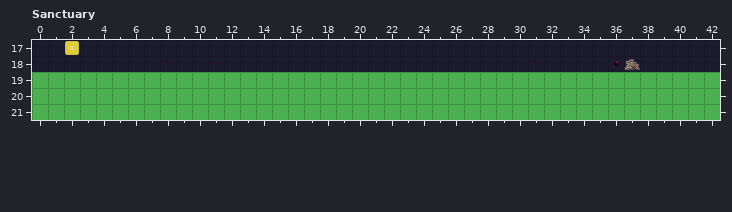
Level history. LDtk project: levels/jasperworld.ldtk. That is the earlier state.
Cells are 18x18 px. Shown: Sanctuary x 0..42, y 17..21.
New version:
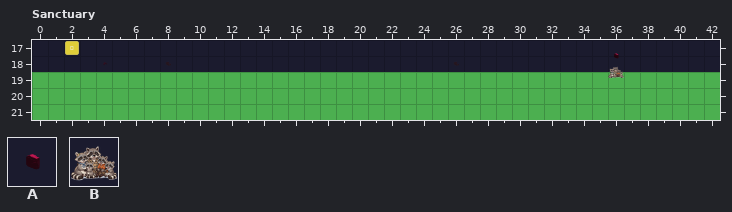
Key: from "EntityIcons": A 34, B 37.
Objects are placed by their top-left corner, in cells (3,4 is the top-left corner of cell 3,4); size is 1x1 cell unless given.
The exact change:
--- layer "Entities"
-A "Prop_SanctuaryArch" at 36,18
+A "Prop_SanctuaryArch" at 36,17.5
-B "Prop_RaccoonFamily" at 37,18
+B "Prop_RaccoonFamily" at 36,18.5
Changed places in both pictures, as pixel boxes (x1, y1, x2, y2):
changed: (608, 53, 640, 78)
